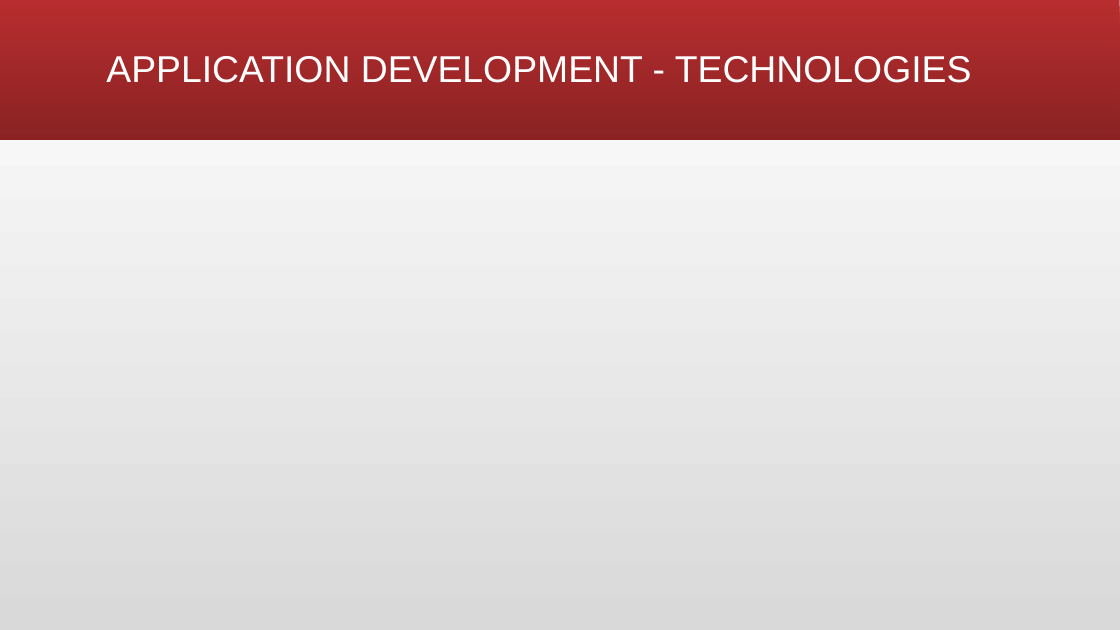
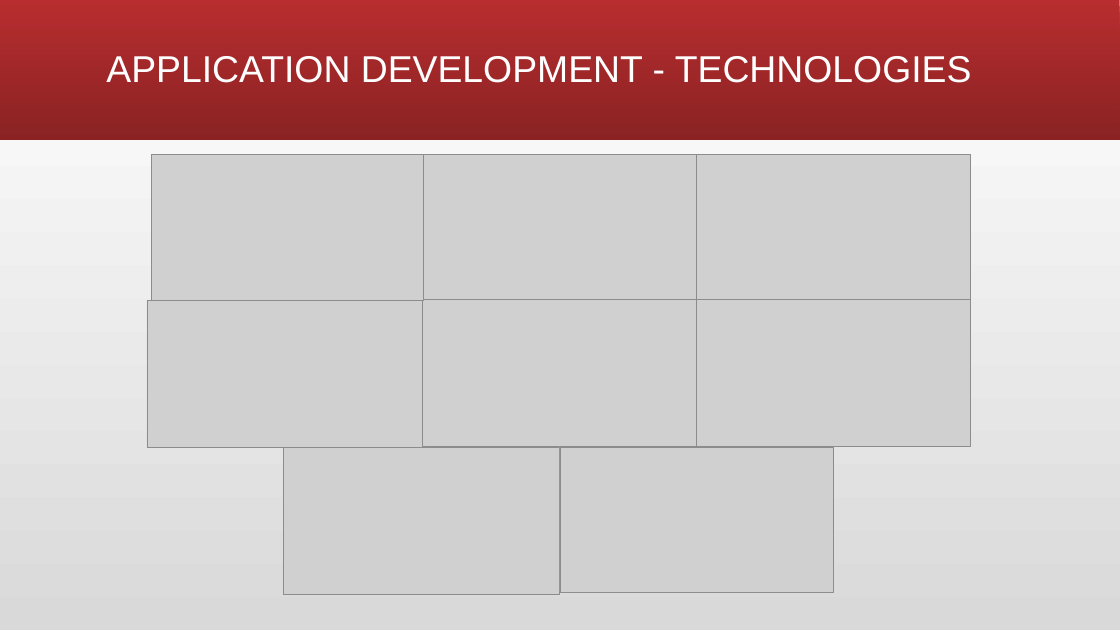
Before and after one commit to larawayn/Heart_Failure_Prediction, a slide deck: slide 11 of Heart Failure Detection.pptx. Drawn at 1120x630 pixels with LibreOffice and Linux fonts; fonts in the diff are those of the drawing; grey boxes stand for pictures. Boxes give left, top, right and bottom in pixels: in the first picture for what was removed or moved away, otherwise in the second. Text is boxed around its words. In the diff, an @@ line names an element or a change of style, - is before the commit and + after.

```diff
--- a/Heart Failure Detection.pptx
+++ b/Heart Failure Detection.pptx
@@ picture added at (152,155,423,301) @@
@@ picture added at (423,155,700,301) @@
@@ picture added at (697,155,970,301) @@
@@ picture added at (147,301,425,448) @@
@@ picture added at (423,300,697,447) @@
@@ picture added at (697,300,970,446) @@
@@ picture added at (283,448,560,595) @@
@@ picture added at (560,448,833,592) @@
```
Also in this commit, not shown: 1 other slide changed, 3 other files.
